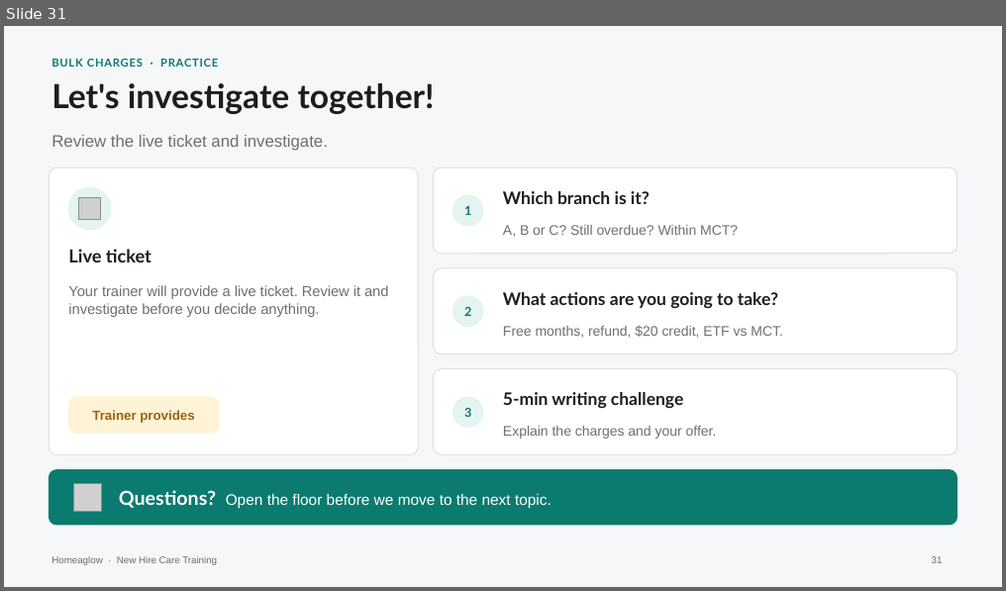
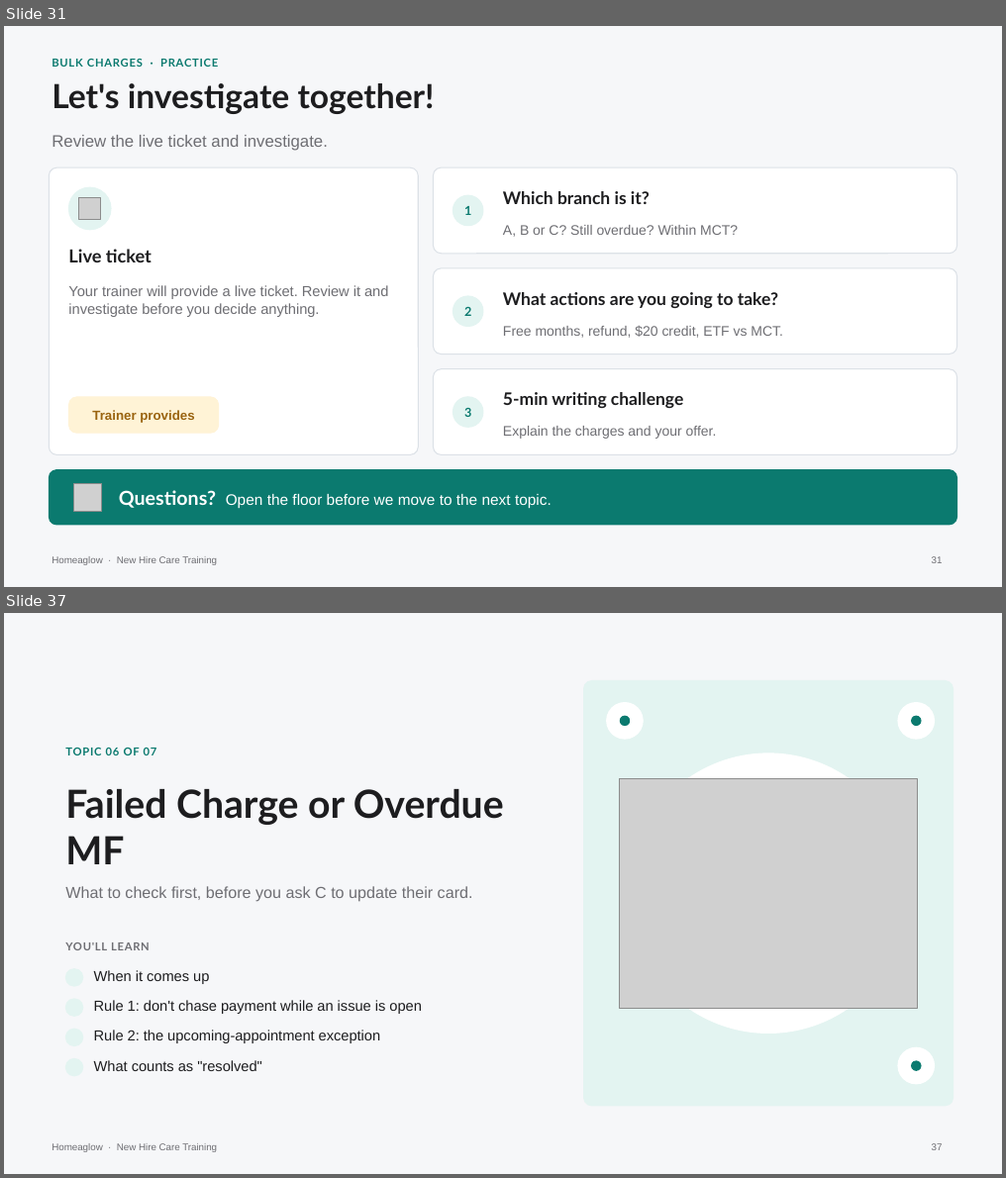
Before and after one commit to anjulimichelle/training, a slide deck: refunds-abuse-duplicates-bulk/refunds-abuse-duplicates-bulk.pptx. Shown one above the other, each under a label of ours: slide 31 before the commit, slides 31 and 37 after it; the slides between them are not shown. The pictures are 1006x591 and 1006x1178 pixels, drawn with LibreOffice and Linux fonts; fonts in the diff are those of the drawing; grey boxes stand for pictures; background and template pictures are left out. Boxes give left, top, right and bottom in pixels: in the first picture for what was removed or moved away, otherwise in the second. Text is boxed around its words. In the diff, an @@ line names an element or a change of style, - is before the commit and + after.

```diff
--- a/refunds-abuse-duplicates-bulk/refunds-abuse-duplicates-bulk.pptx
+++ b/refunds-abuse-duplicates-bulk/refunds-abuse-duplicates-bulk.pptx
@@ slide 37 added at bbox=[4, 613, 1002, 1174], background #F6F7F9; not listed: 1 template element that a slide beside it also shows @@
@@ rounded rectangle added at bbox=[584, 681, 953, 1106], fill #E3F4F1, outline #E3F4F1 0.75 pt @@
@@ ellipse added at bbox=[607, 703, 643, 739], fill #FFFFFF, outline #FFFFFF 1 pt @@
@@ ellipse added at bbox=[620, 716, 629, 725], fill #0B7A6F, outline #0B7A6F 1 pt @@
@@ ellipse added at bbox=[898, 703, 934, 739], fill #FFFFFF, outline #FFFFFF 1 pt @@
@@ ellipse added at bbox=[912, 716, 921, 725], fill #0B7A6F, outline #0B7A6F 1 pt @@
@@ text added at bbox=[65, 748, 157, 756], 8 pt, text #0B7A6F, bold @@
+TOPIC 06 OF 07
@@ ellipse added at bbox=[629, 754, 908, 1033], fill #FFFFFF, outline #FFFFFF 1 pt @@
@@ text added at bbox=[65, 789, 504, 864], 28 pt, text #1D1D1F, bold @@
+Failed Charge or Overdue MF
@@ picture added at bbox=[620, 778, 918, 1008] @@
@@ text added at bbox=[65, 886, 473, 902], 11.5 pt, text #6E6E73 @@
+What to check first, before you ask C to update their card.
@@ text added at bbox=[65, 943, 150, 951], 8 pt, text #6E6E73, bold @@
+YOU'LL LEARN
@@ ellipse added at bbox=[65, 969, 83, 986], fill #E3F4F1, outline #E3F4F1 1 pt @@
@@ text added at bbox=[94, 970, 209, 984], 10.5 pt, text #1D1D1F @@
+When it comes up
@@ ellipse added at bbox=[65, 999, 83, 1016], fill #E3F4F1, outline #E3F4F1 1 pt @@
@@ text added at bbox=[94, 1000, 422, 1014], 10.5 pt, text #1D1D1F @@
+Rule 1: don't chase payment while an issue is open
@@ ellipse added at bbox=[65, 1029, 83, 1046], fill #E3F4F1, outline #E3F4F1 1 pt @@
@@ text added at bbox=[94, 1030, 381, 1044], 10.5 pt, text #1D1D1F @@
+Rule 2: the upcoming-appointment exception
@@ ellipse added at bbox=[898, 1048, 934, 1084], fill #FFFFFF, outline #FFFFFF 1 pt @@
@@ ellipse added at bbox=[65, 1059, 83, 1076], fill #E3F4F1, outline #E3F4F1 1 pt @@
@@ text added at bbox=[94, 1060, 262, 1071], 10.5 pt, text #1D1D1F @@
+What counts as "resolved"
@@ ellipse added at bbox=[912, 1062, 921, 1071], fill #0B7A6F, outline #0B7A6F 1 pt @@
@@ page number added at bbox=[932, 1144, 943, 1151], 7 pt, text #6E6E73 @@
+37
```
Also in this commit, not shown: 7 slides changed, 17 other slides added, 2 other files.
